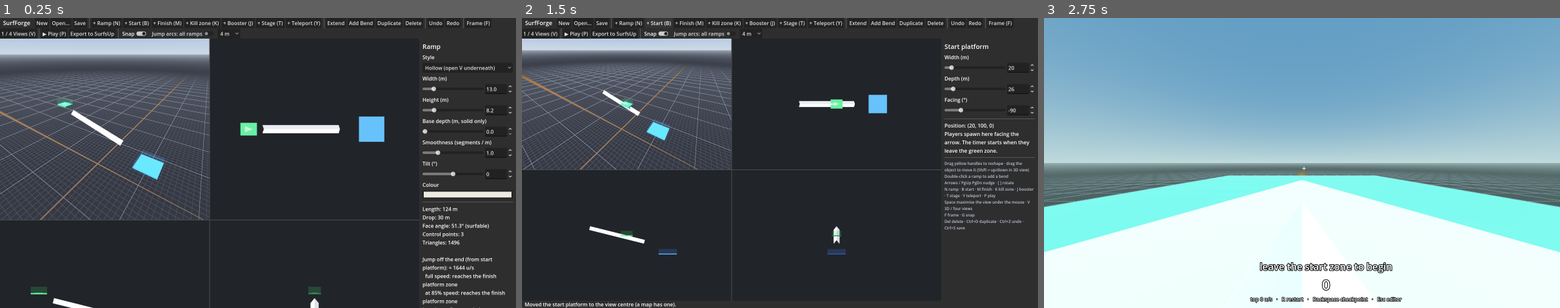
Above: before the commit, frames 1-3 (left to right).
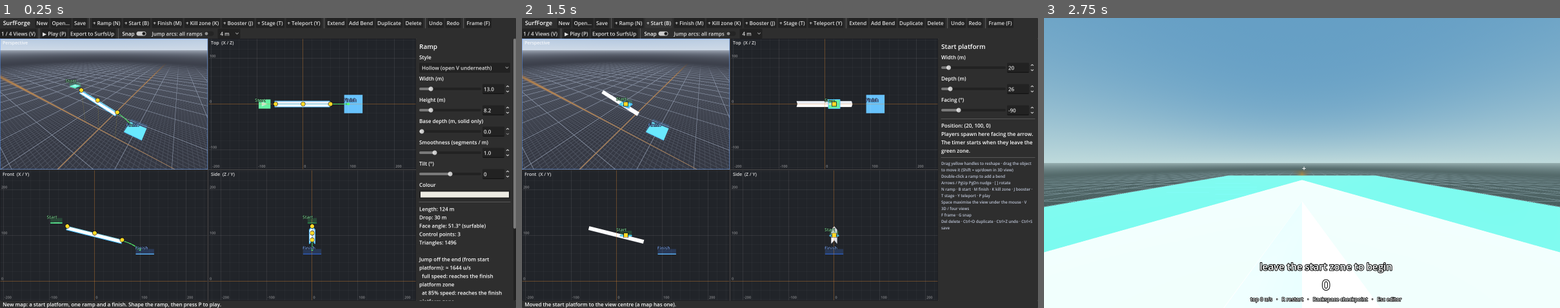
Above: after the commit, the same moments.

Repository: SebzIO/MALLET
Game: Godot game, scene res://editor/main.tscn
Two runs of this game, one before a commit and one after it. Both use one fixed random seed, a clock stepped at 60 frames per second and the inputs below.
Inputs:
- Up to frame 1 (0.25 s): no input
- Up to frame 2 (1.5 s): click "+ Start (B)" at 0.5 s; click "+ Start (B)" at 1.25 s
- Up to frame 3 (2.75 s): click "▶ Play (P)" at 2 s

The runs differ from the first frame. In frame 1, 18% of the frame differs, in the area x 0-100%, y 7-100%; in frame 2, 4.9%; in frame 3, nothing differs.

Commit message:
Fix overlays clipped away; properties panel always shown and scrollable
- the view overlay was never sized (the container only sizes its SubViewport), so clipping it hid every handle,
  outline, label, arc and the ortho grids; it now tracks its view's size
- properties panel stays visible at a fixed width (map summary when nothing is selected) so selecting no longer
  pops it in and resizes the views; its contents scroll when taller than the window
- clip_test now also checks that the overlay still draws in its own view; panel_test checks view widths

Diff:
--- a/editor/editor.gd
+++ b/editor/editor.gd
@@ -193,13 +193,18 @@
 		_view_grid.add_child(pane)
 	active_pane = panes[0]
 
+	# always shown at a fixed width (it used to pop in on selection and resize the views); scrolls when tall
 	_props_panel = PanelContainer.new()
-	_props_panel.custom_minimum_size = Vector2(300, 0)
+	_props_panel.custom_minimum_size = Vector2(310, 0)
 	middle.add_child(_props_panel)
+	var scroll := ScrollContainer.new()
+	scroll.horizontal_scroll_mode = ScrollContainer.SCROLL_MODE_DISABLED
+	_props_panel.add_child(scroll)
 	var margin := MarginContainer.new()
+	margin.size_flags_horizontal = Control.SIZE_EXPAND_FILL
 	for side in ["left", "right", "top", "bottom"]:
 		margin.add_theme_constant_override("margin_" + side, 10)
-	_props_panel.add_child(margin)
+	scroll.add_child(margin)
 	var props := VBoxContainer.new()
 	props.add_theme_constant_override("separation", 8)
 	margin.add_child(props)
@@ -328,8 +333,11 @@
 
 
 func _refresh_props() -> void:
-	_props_panel.visible = selected != null
 	if selected == null:
+		_ramp_props.visible = false
+		_entity_props.visible = false
+		_fields["head"].text = "Map"
+		_refresh_info()
 		return
 	_updating_ui = true
 	var is_ramp := selected is RampNode
@@ -369,6 +377,13 @@
 
 func _refresh_info() -> void:
 	if selected == null:
+		var counts := {}
+		for e in entities_root.get_children():
+			counts[e.kind] = counts.get(e.kind, 0) + 1
+		_info.text = ("Nothing selected - click a ramp or platform in any view to edit it.\n\n"
+			+ "Ramps: %d\nStart: %s   Finish: %s\nStages: %d   Teleports: %d\nBoosters: %d   Kill zones: %d"
+			% [ramps_root.get_child_count(), "yes" if counts.has("start") else "missing", "yes" if counts.has("finish") else "missing",
+				counts.get("stage", 0), counts.get("teleport", 0), counts.get("booster", 0), counts.get("kill", 0)])
 		return
 	if selected is RampNode:
 		var r := selected as RampNode
--- a/editor/view_pane.gd
+++ b/editor/view_pane.gd
@@ -50,6 +50,7 @@
 	viewport.add_child(camera)
 	camera.current = true
 	overlay.mouse_filter = Control.MOUSE_FILTER_IGNORE
+	overlay.set_anchors_preset(Control.PRESET_FULL_RECT)  # the container only sizes its SubViewport, not Controls
 	overlay.clip_contents = true                         # handles/outlines/arcs never spill into neighbouring views
 	clip_contents = true
 	overlay.draw.connect(_draw_overlay)
@@ -151,6 +152,9 @@
 
 
 func _process(_delta: float) -> void:
+	if overlay.size != size or overlay.position != Vector2.ZERO:
+		overlay.position = Vector2.ZERO
+		overlay.size = size
 	overlay.queue_redraw()
 
 
--- a/tests/clip_test.gd
+++ b/tests/clip_test.gd
@@ -12,13 +12,24 @@
 	ed.panes[0].frame(Vector3(0, -2000, 0), 30)     # point the perspective view at empty sky
 	for i in 6: await process_frame
 	var img := root.get_viewport().get_texture().get_image()
-	var rect: Rect2 = ed.panes[0].get_global_rect().grow(-4)
-	var outline_px := 0
+	print("outline pixels drawn inside the perspective view by other views: ", count(img, ed.panes[0].get_global_rect().grow(-4)))
+	# and the overlays must still draw in their own view (the first version of the fix clipped everything away)
+	var fr: Rect2 = ed.panes[2].get_global_rect().grow(-4)
+	print("outline pixels inside the front view itself (must be > 0): ", count(img, fr))
+	var grid := 0
+	for x in range(int(fr.position.x), int(fr.end.x)):
+		if img.get_pixel(x, int(fr.get_center().y)).r > 0.2:
+			grid += 1
+	print("grid/label pixels across the front view (must be > 0): ", grid)
+	img.save_png("D:/SurfForge/tests/out/clip_test.png")
+	quit()
+
+
+func count(img: Image, rect: Rect2) -> int:
+	var n := 0
 	for y in range(int(rect.position.y), int(rect.end.y), 2):
 		for x in range(int(rect.position.x), int(rect.end.x), 2):
 			var c := img.get_pixel(x, y)
 			if c.b > 0.85 and c.r < 0.45 and c.g > 0.6:  # the outline colour (0.3, 0.75, 1.0)
-				outline_px += 1
-	print("outline pixels drawn inside the perspective view by other views: ", outline_px)
-	img.save_png("D:/SurfForge/tests/out/clip_test.png")
-	quit()
+				n += 1
+	return n
--- /dev/null
+++ b/tests/panel_test.gd
@@ -0,0 +1,20 @@
+extends SceneTree
+func _init():
+	call_deferred("_run")
+func shot(name: String) -> void:
+	for i in 5: await process_frame
+	root.get_viewport().get_texture().get_image().save_png("D:/SurfForge/tests/out/" + name + ".png")
+func _run():
+	var ed = load("res://editor/main.tscn").instantiate()
+	root.add_child(ed)
+	await process_frame
+	var w0: float = ed.panes[0].size.x
+	ed._select(null)
+	await process_frame
+	await shot("p01_nothing_selected")
+	var w1: float = ed.panes[0].size.x
+	ed._add_entity("booster")
+	await process_frame
+	await shot("p02_booster_selected")
+	print("perspective view width: ramp selected %d, nothing selected %d, booster selected %d" % [w0, w1, ed.panes[0].size.x])
+	quit()
Not shown, added: tests/panel_test.gd.uid
